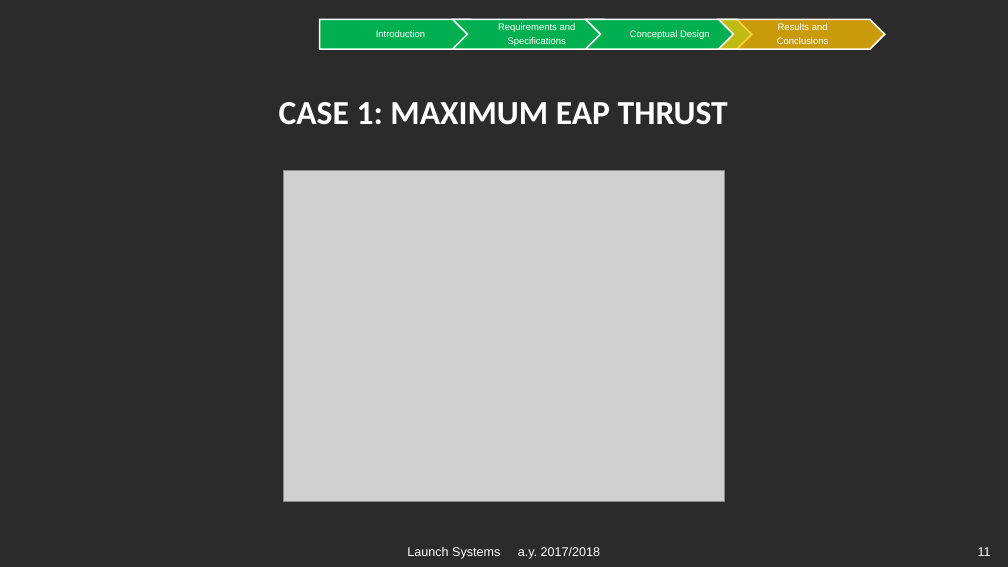
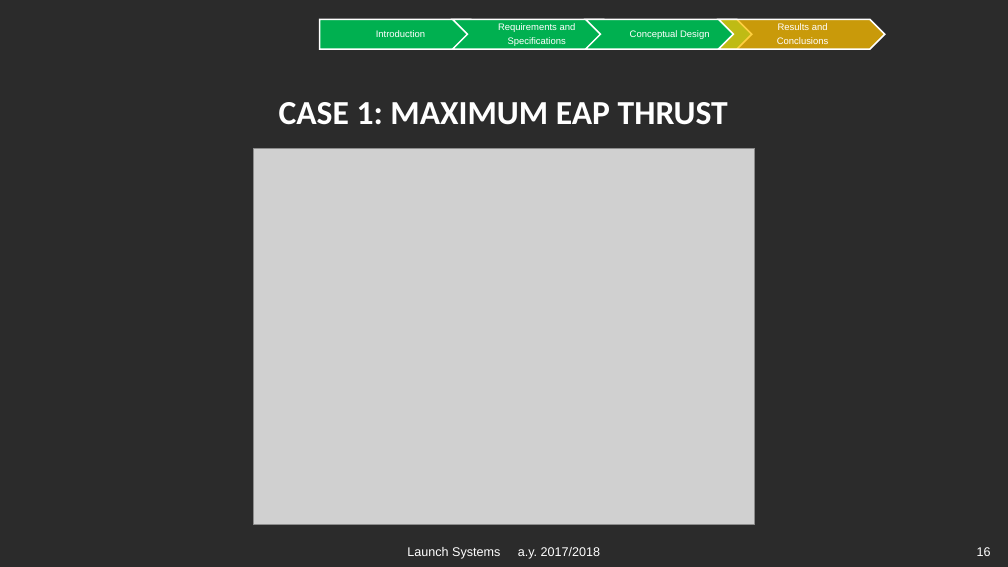
Before and after one commit to aeroanselm/Imbalance_project, a slide deck: slide 16 of Report/Project_Presentation_Ale.pptx (slide 11 before the commit). Drawn at 1008x567 pixels with LibreOffice and Linux fonts; fonts in the diff are those of the drawing; grey boxes stand for pictures; background and template pictures are left out; a plain dark background stands for a picture behind light text. Boxes give left, top, right and bottom in pixels: in the first picture for what was removed or moved away, otherwise in the second. Text is boxed around its words. In the diff, an @@ line names an element or a change of style, - is before the commit and + after.

```diff
--- a/Report/Project_Presentation_Ale.pptx
+++ b/Report/Project_Presentation_Ale.pptx
@@ picture: place and size @@
-picture at <box>284,171,724,501</box>
+picture at <box>253,148,755,525</box>
@@ page number at <box>977,547,991,556</box>: text changed @@
-11
+16
```
Also in this commit, not shown: 9 other slides changed, 5 slides added.
